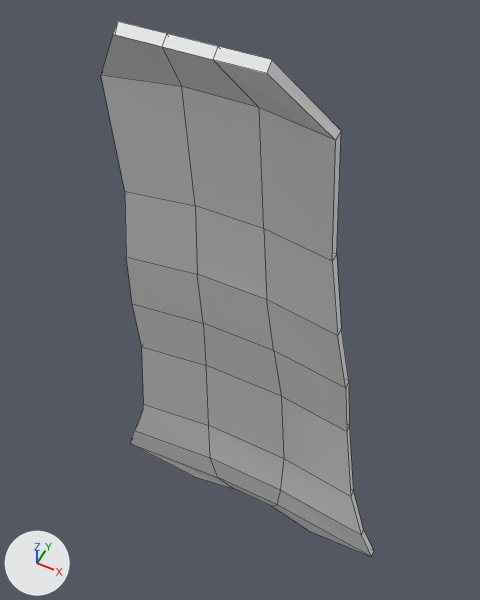
Before and after pictures for a commit that changed the Blender file ARMOUR/cape 2.blend.
Camera for both pictures: a 50 mm camera at (0.34, -0.498, 1.941) aimed at (-0.041, 0.264, 0.989). Arrows for +X, +Y and +Z are at lower left; the lights stay in place. Mesh edges are drawn as thin lines.
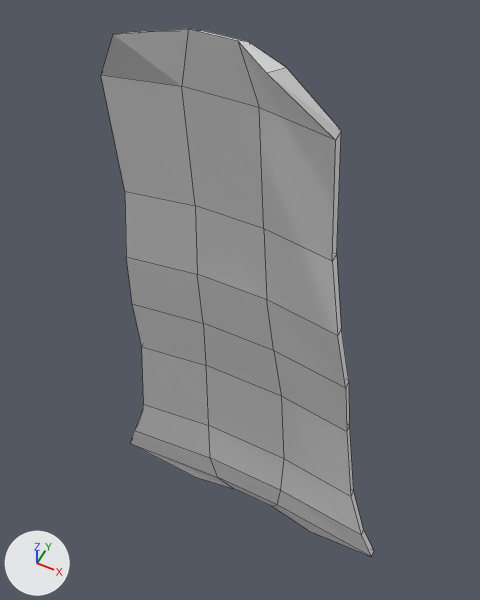
Where the change shows, as pixel boxes (x1, y1, x2, y2) in the pictures (480 x 600 px; the box of a moved part takes in the faces that stretch with it):
'Plane', reshaped: before (101, 21, 373, 556); after (101, 29, 373, 556)
part 1 of me_plane, moved or reshaped: before (101, 21, 341, 140); after (101, 29, 341, 140)

What the commit changed:
me_plane has 80 vertices, 78 faces and spans x -0.5..0.42, y -0.97..0.89, z -0.12..0.02.
me_plane is used by ob_plane; location (0.035, 0.217, 0.872); rotation (-1.448, 0.0, 0.0), in degrees (-83, 0, 0); scale (0.761, 0.761, 0.761).
Part 1, on me_plane:
Vertex 0 of me_plane moves from (-0.18, -0.97, -0.06) at pixel (117, 21) to (-0.18, -0.92, -0.01) at pixel (140, 31).
Vertex 1 of me_plane moves from (0.07, -0.97, -0.06) at pixel (271, 59) to (0.07, -0.92, -0.01) at pixel (286, 67).
Vertex 40 of me_plane moves from (-0.1, -0.97, -0.06) at pixel (166, 33) to (-0.1, -0.92, 0.03) at pixel (201, 30).
Vertex 41 of me_plane moves from (-0.01, -0.97, -0.06) at pixel (217, 46) to (-0.01, -0.92, 0.03) at pixel (248, 41).
Vertex 60 of me_plane moves from (-0.1, -0.96, -0.08) at pixel (161, 46) to (-0.1, -0.94, 0.0) at pixel (188, 28).
Vertex 61 of me_plane moves from (-0.01, -0.96, -0.08) at pixel (212, 59) to (-0.01, -0.94, 0.0) at pixel (237, 40).
